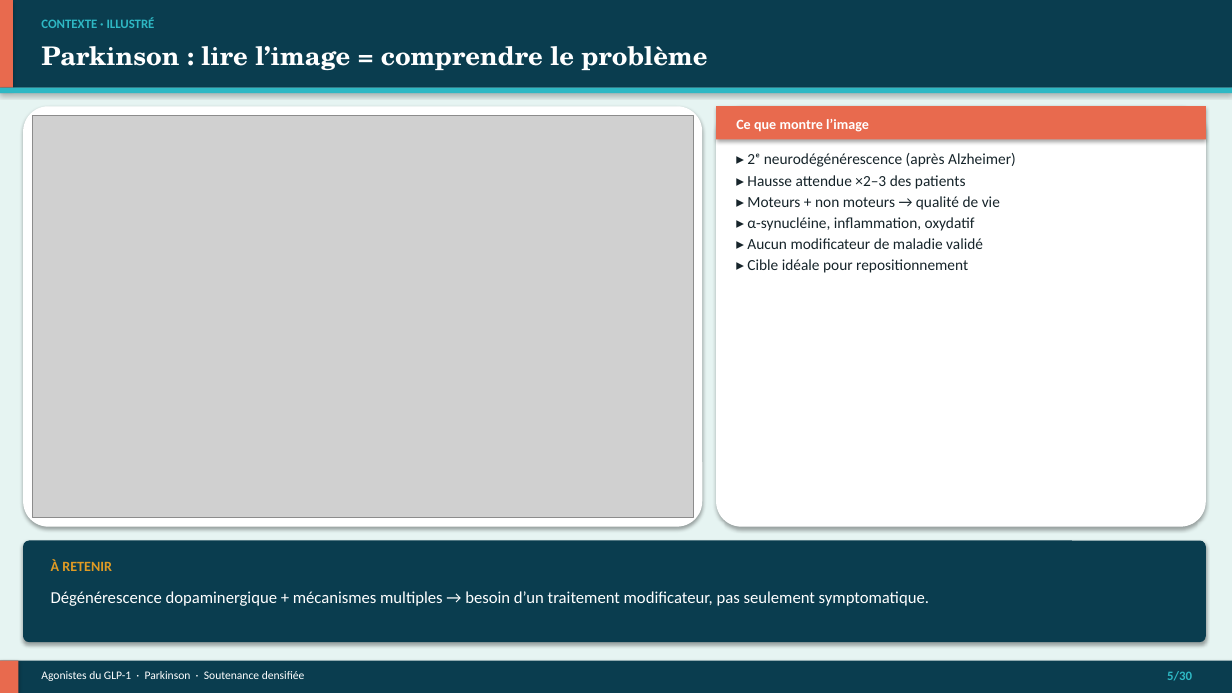
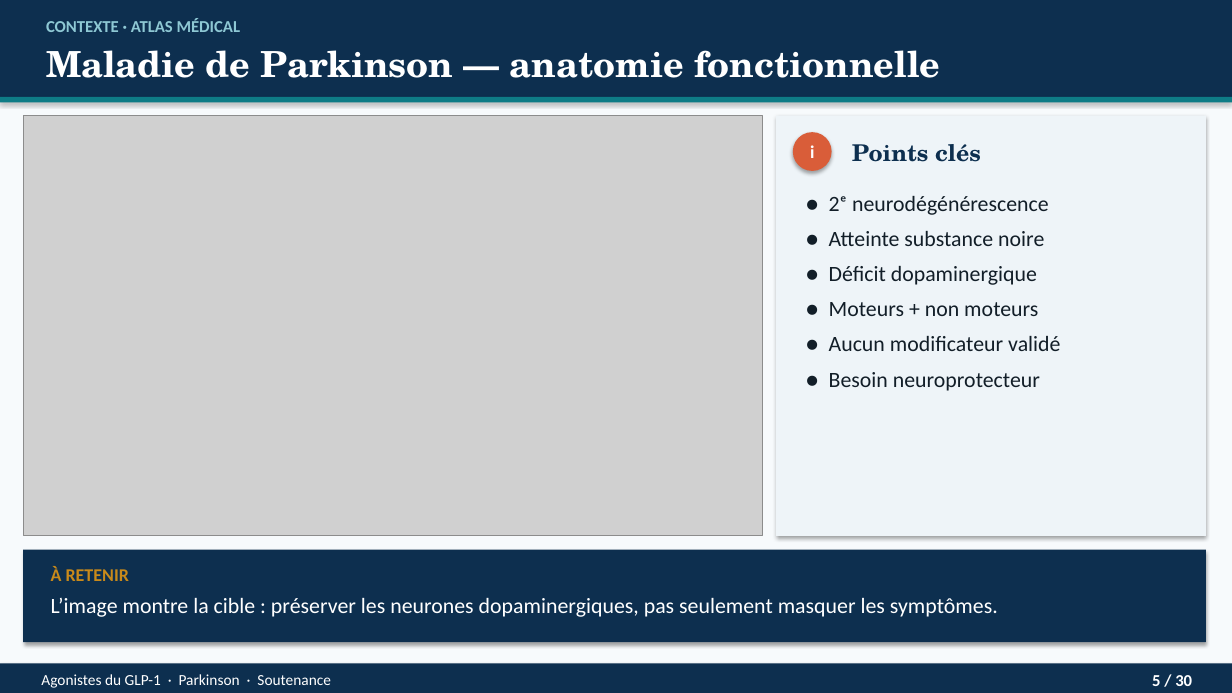
Before and after one commit to Mashtal-Platform/mashtal-platform, a slide deck: slide 5 of docs/presentation/Soutenance_GLP1_Parkinson.pptx. Drawn at 1232x693 pixels with LibreOffice and Linux fonts; fonts in the diff are those of the drawing; grey boxes stand for pictures. Boxes give left, top, right and bottom in pixels: in the first picture for what was removed or moved away, otherwise in the second. Text is boxed around its words. In the diff, an @@ line names an element or a change of style, - is before the commit and + after.

```diff
--- a/docs/presentation/Soutenance_GLP1_Parkinson.pptx
+++ b/docs/presentation/Soutenance_GLP1_Parkinson.pptx
@@ rectangle at [0, 0, 1232, 693]: fill #E6F4F2 to #F7FAFC @@
@@ rectangle: place and size @@
-rectangle at [0, 0, 1232, 88]
+rectangle at [0, 0, 1232, 97]
@@ rectangle at [0, 0, 1232, 97]: fill #0A3D4F to #0D2F4F @@
@@ rectangle removed at [0, 0, 13, 88] @@
@@ text at [46, 18, 241, 32]: text changed; size 10 to 13 pt; text colour #2EB8C4 to #8EC8D4 @@
-CONTEXTE · ILLUSTRÉ
+CONTEXTE · ATLAS MÉDICAL
@@ text removed at [41, 46, 707, 71] @@
-Parkinson : lire l’image = comprendre le problème
@@ text added at [46, 50, 940, 78], 28 pt, text #FFFFFF, bold @@
+Maladie de Parkinson — anatomie fonctionnelle
@@ rectangle: place and size @@
-rectangle at [0, 88, 1232, 93]
+rectangle at [0, 97, 1232, 103]
@@ rectangle at [0, 97, 1232, 103]: fill #2EB8C4 to #0E7C86 @@
@@ picture: place and size @@
-picture at [32, 116, 693, 518]
+picture at [23, 116, 762, 536]
@@ rounded rectangle removed at [23, 106, 702, 527] @@
@@ rounded rectangle removed at [716, 106, 1206, 527] @@
@@ rectangle removed at [716, 106, 1206, 140] @@
@@ text removed at [736, 119, 869, 132] @@
-Ce que montre l’image
@@ rectangle added at [776, 116, 1206, 536], fill #EEF4F8 @@
@@ ellipse added at [793, 132, 832, 171], fill #D95D39 @@
@@ text added at [810, 145, 814, 158], 14 pt, text #FFFFFF, bold @@
+i
@@ text added at [852, 144, 981, 162], 18 pt, text #0D2F4F, bold @@
+Points clés
@@ text at [829, 196, 1060, 391]: text changed; size 12 to 17 pt; text colour #16242A to #121E28 @@
-▸ 2ᵉ neurodégénérescence (après Alzheimer)
-▸ Hausse attendue ×2–3 des patients
-▸ Moteurs + non moteurs → qualité de vie
-▸ α-synucléine, inflammation, oxydatif
-▸ Aucun modificateur de maladie validé
-▸ Cible idéale pour repositionnement
+● 2ᵉ neurodégénérescence
+● Atteinte substance noire
+● Déficit dopaminergique
+● Moteurs + non moteurs
+● Aucun modificateur validé
+● Besoin neuroprotecteur
@@ rounded rectangle removed at [23, 541, 1206, 642] @@
@@ rectangle added at [23, 550, 1206, 642], fill #0D2F4F @@
@@ text "À RETENIR" at [51, 566, 129, 581]: size 11 to 14 pt, text colour #E09B24 to #C98A1A @@
@@ text removed at [51, 591, 929, 606] @@
-Dégénérescence dopaminergique + mécanismes multiples → besoin d’un traitement modificateur, pas seulement symptomatique.
@@ text added at [51, 598, 998, 617], 17 pt, text #FFFFFF @@
+L’image montre la cible : préserver les neurones dopaminergiques, pas seulement masquer les symptômes.
@@ rectangle at [0, 664, 1232, 693]: fill #0A3D4F to #0D2F4F @@
@@ rectangle removed at [0, 661, 18, 693] @@
@@ text at [41, 674, 331, 688]: text changed; size 9 to 12 pt @@
-Agonistes du GLP-1 · Parkinson · Soutenance densifiée
+Agonistes du GLP-1 · Parkinson · Soutenance
@@ text at [1152, 675, 1192, 686]: text changed; size 10 to 13 pt; text colour #2EB8C4 to #FFFFFF @@
-5/30
+5 / 30
```
Also in this commit, not shown: 29 other slides changed, 9 other files.
